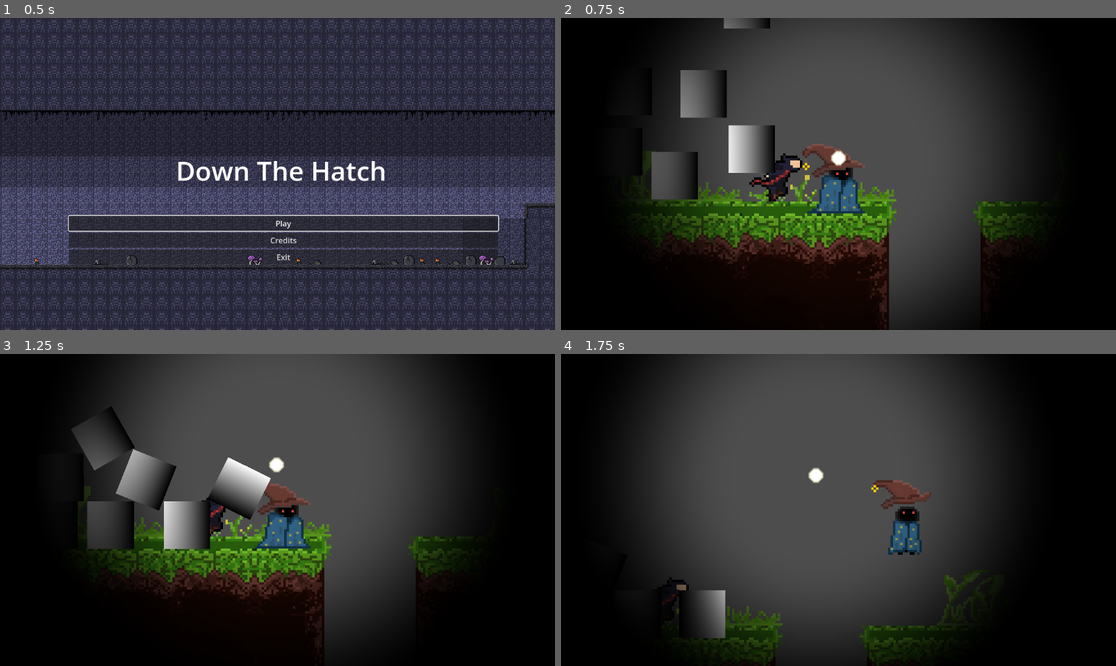
Above: before the commit, frames 1-4 (two rows, left to right).
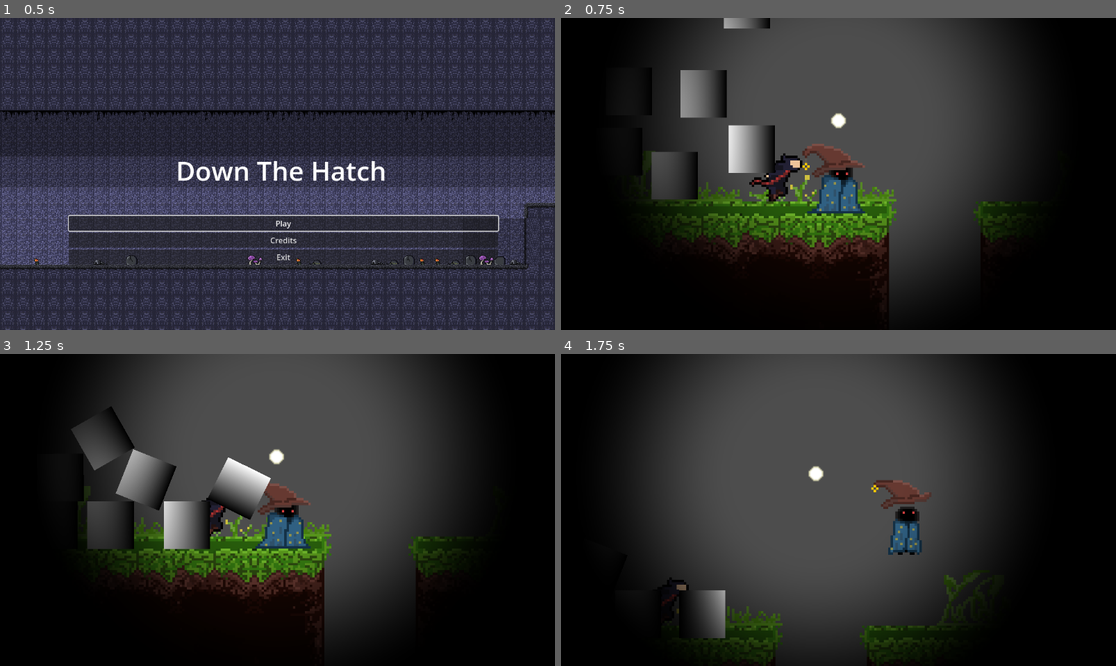
Above: after the commit, the same moments.

Repository: MRobinson12/BroyGames
Game: Godot game, scene res://Scenes/main_menu.tscn
The game is run twice, just before and just after one commit, with the same random seed, the same clock (stepped at 60 frames per second) and the same inputs.
Inputs (mouse positions are in pixels of both pictures, inside the frame that each line leads up to):
- Up to frame 1 (0.5 s): no input
- Up to frame 2 (0.75 s): click "Play" at 0.5 s
- Up to frame 3 (1.25 s): no input
- Up to frame 4 (1.75 s): tap Enter (ui_accept) at 1.25, 1.52 s; move the mouse to (960, 494) at 1.27 s; hold D (ui_right) from 1.28 s (still down); tap E (interact) at 1.35 s; click (960, 494) at 1.42 s

Frame 1 is identical in both runs. In frame 2, 1.0% of the frame differs, in the area x 19-80%, y 0-100%; in frame 3, 0.2%; in frame 4, less than 0.1%.
Error in both runs: Attempt to call function 'get_overlapping_areas' in base 'null instance' on a null instance. (res://Scripts/player.gd:30)

Commit message:
Scene changes

Diff:
--- a/Scenes/cave_level_1.tscn
+++ b/Scenes/cave_level_1.tscn
@@ -1,7 +1,10 @@
-[gd_scene load_steps=7 format=3 uid="uid://g83d0iqmn2en"]
+[gd_scene load_steps=10 format=3 uid="uid://g83d0iqmn2en"]
 
 [ext_resource type="Texture2D" uid="uid://buhwjltmrbhig" path="res://Assets/caverntileset.png" id="1_8aekl"]
+[ext_resource type="PackedScene" uid="uid://4lvx8ukrf6cq" path="res://Scenes/shader_layer.tscn" id="1_v8t3c"]
 [ext_resource type="Texture2D" uid="uid://6dt3aejhuyc8" path="res://Assets/caverntilemapbackground.png" id="2_36m5x"]
+[ext_resource type="PackedScene" uid="uid://bfl4mpbg12kf7" path="res://Scenes/player.tscn" id="2_lw1p0"]
+[ext_resource type="PackedScene" uid="uid://c4eb7lw1ilvoe" path="res://Scenes/player_light.tscn" id="3_imw3e"]
 
 [sub_resource type="TileSetAtlasSource" id="TileSetAtlasSource_jvn0p"]
 texture = ExtResource("1_8aekl")
@@ -86,6 +89,17 @@
 
 [node name="Node2D" type="Node2D"]
 
+[node name="ShaderLayer" parent="." instance=ExtResource("1_v8t3c")]
+
+[node name="Camera2D" type="Camera2D" parent="."]
+unique_name_in_owner = true
+position = Vector2(0, -4)
+zoom = Vector2(4, 4)
+
+[node name="Player" parent="." instance=ExtResource("2_lw1p0")]
+
+[node name="PlayerLight" parent="." instance=ExtResource("3_imw3e")]
+
 [node name="TileMap" type="TileMapLayer" parent="."]
 tile_set = SubResource("TileSet_6v2o8")
 
--- a/Scenes/cave_level_test.tscn
+++ b/Scenes/cave_level_test.tscn
@@ -8,6 +8,8 @@
 [ext_resource type="PackedScene" uid="uid://do72ml5j1dfws" path="res://Scenes/Interactables/trapdoor.tscn" id="5_wctkw"]
 [ext_resource type="Script" path="res://Scripts/Interactables/door_controller.gd" id="6_mn3hr"]
 [ext_resource type="PackedScene" uid="uid://ced5axb0h75g1" path="res://Scenes/Interactables/stonedoor.tscn" id="8_6mri8"]
+[ext_resource type="PackedScene" uid="uid://c4eb7lw1ilvoe" path="res://Scenes/player_light.tscn" id="9_trw7p"]
+[ext_resource type="PackedScene" uid="uid://4lvx8ukrf6cq" path="res://Scenes/shader_layer.tscn" id="10_npd8e"]
 
 [sub_resource type="TileSetAtlasSource" id="TileSetAtlasSource_8sci0"]
 texture = ExtResource("1_ydsuc")
@@ -92,6 +94,18 @@
 
 [node name="CaveLevelTest" type="Node2D"]
 
+[node name="ShaderLayer" parent="." instance=ExtResource("10_npd8e")]
+
+[node name="Camera2D" type="Camera2D" parent="."]
+unique_name_in_owner = true
+position = Vector2(380, 378)
+zoom = Vector2(4, 4)
+
+[node name="Player" parent="." instance=ExtResource("2_pivow")]
+position = Vector2(380, 378)
+
+[node name="PlayerLight" parent="." instance=ExtResource("9_trw7p")]
+
 [node name="TileMapLayer" type="TileMapLayer" parent="."]
 tile_map_data = PackedByteArray("AAAJAA4AAAAEAAAAAAAJAA8AAAAEAAAAAAAJABAAAAAEAAAAAAAJAA0AAAAXAAAAAAAKAA0AAAAJAAAAAAALAA …(608 unchanged characters)…
 tile_set = SubResource("TileSet_pcvp3")
@@ -100,9 +114,6 @@
 z_index = -1
 tile_map_data = PackedByteArray("AAAJAA0AAAAGAAAAAAAKAA0AAAAGAAAAAAAMAAwAAAAGAAAAAAALAA0AAAAGAAAAAAALAAwAAAAGAAAAAAAMAA0AAAAGAAAAAAANAAwAAAAGAAAAAAAKAAwAAAAGAAAAAAANAA0AAAAGAAAAAAA=")
 tile_set = SubResource("TileSet_4lr23")
-
-[node name="Player" parent="." instance=ExtResource("2_pivow")]
-position = Vector2(380, 378)
 
 [node name="Trapdoor" parent="." instance=ExtResource("5_wctkw")]
 position = Vector2(688, 439)
--- a/Scenes/cave_level_tutorial.tscn
+++ b/Scenes/cave_level_tutorial.tscn
@@ -1,10 +1,12 @@
-[gd_scene load_steps=10 format=4 uid="uid://bo8cm1qv601ii"]
+[gd_scene load_steps=12 format=4 uid="uid://bo8cm1qv601ii"]
 
 [ext_resource type="Texture2D" uid="uid://buhwjltmrbhig" path="res://Assets/caverntileset.png" id="1_lhoy1"]
 [ext_resource type="Texture2D" uid="uid://6dt3aejhuyc8" path="res://Assets/caverntilemapbackground.png" id="2_l1jp0"]
-[ext_resource type="PackedScene" uid="uid://d0pti8btoojyf" path="res://Scenes/wooden_crate.tscn" id="3_br8qu"]
+[ext_resource type="PackedScene" path="res://Scenes/wooden_crate.tscn" id="3_br8qu"]
 [ext_resource type="PackedScene" uid="uid://bfl4mpbg12kf7" path="res://Scenes/player.tscn" id="4_cpf4q"]
 [ext_resource type="PackedScene" uid="uid://ev2g2nqf3koe" path="res://Scenes/cat.tscn" id="5_whfb8"]
+[ext_resource type="PackedScene" uid="uid://c4eb7lw1ilvoe" path="res://Scenes/player_light.tscn" id="6_widss"]
+[ext_resource type="PackedScene" uid="uid://4lvx8ukrf6cq" path="res://Scenes/shader_layer.tscn" id="7_724ik"]
 
 [sub_resource type="TileSetAtlasSource" id="TileSetAtlasSource_h5akr"]
 texture = ExtResource("1_lhoy1")
@@ -102,6 +104,18 @@
 
 [node name="Node2D" type="Node2D"]
 
+[node name="ShaderLayer" parent="." instance=ExtResource("7_724ik")]
+
+[node name="Camera2D" type="Camera2D" parent="."]
+unique_name_in_owner = true
+position = Vector2(51, -19)
+zoom = Vector2(4, 4)
+
+[node name="Player" parent="." instance=ExtResource("4_cpf4q")]
+position = Vector2(51, -19)
+
+[node name="PlayerLight" parent="." instance=ExtResource("6_widss")]
+
 [node name="TileMap" type="TileMapLayer" parent="."]
 texture_filter = 1
 tile_map_data = PackedByteArray("AAAAAAAAAAAmAAAAAAD//wAAAAAKAAAAAAD/////AAAJAAAAAFD///7/AAAJAAAAAFD///3/AAAJAAAAAFD/// …(17856 unchanged characters)…
@@ -116,13 +130,5 @@
 [node name="WoodenCrate" parent="." instance=ExtResource("3_br8qu")]
 position = Vector2(96, -14)
 
-[node name="Camera2D" type="Camera2D" parent="."]
-position = Vector2(51, -19)
-zoom = Vector2(4, 4)
-
-[node name="Player" parent="." instance=ExtResource("4_cpf4q")]
-visible = false
-position = Vector2(51, -19)
-
 [node name="Cat" parent="." instance=ExtResource("5_whfb8")]
 position = Vector2(131, -11)
--- a/Scenes/inventory_test_scene.tscn
+++ b/Scenes/inventory_test_scene.tscn
@@ -1,6 +1,5 @@
-[gd_scene load_steps=19 format=3 uid="uid://cc7hx6tru28vq"]
+[gd_scene load_steps=18 format=3 uid="uid://cc7hx6tru28vq"]
 
-[ext_resource type="PackedScene" uid="uid://bfl4mpbg12kf7" path="res://Scenes/player.tscn" id="1_rsk4x"]
 [ext_resource type="Texture2D" uid="uid://c5jwpwlkhstmg" path="res://Assets/TestMap.png" id="2_dxwup"]
 [ext_resource type="Script" path="res://Scripts/ui.gd" id="3_g8dtu"]
 [ext_resource type="PackedScene" uid="uid://cg6nbrcghq5kp" path="res://Scenes/UI/inventory_scene.tscn" id="4_48blj"]
@@ -30,12 +29,6 @@
 limit_top = -500
 limit_bottom = 60
 position_smoothing_enabled = true
-
-[node name="Player" parent="." instance=ExtResource("1_rsk4x")]
-visible = false
-
-[node name="RemoteTransform2D2" type="RemoteTransform2D" parent="Player"]
-remote_path = NodePath("../../Camera2D")
 
 [node name="Temporary Ground" type="Sprite2D" parent="."]
 z_index = -2
--- a/Scenes/player.tscn
+++ b/Scenes/player.tscn
@@ -6,7 +6,6 @@
 [ext_resource type="Texture2D" uid="uid://dy1yhb73m5mc8" path="res://Assets/wizardrun.png" id="4_5s0fb"]
 [ext_resource type="AudioStream" uid="uid://c5bwope4aasx8" path="res://Audio/running.mp3" id="5_ykm0p"]
 [ext_resource type="AudioStream" uid="uid://tccf1c55tyt" path="res://Audio/whoosh.mp3" id="6_hlbgl"]
-[ext_resource type="Texture2D" uid="uid://dljcifuf2t07q" path="res://Assets/lightmask.png" id="7_sptec"]
 
 [sub_resource type="AtlasTexture" id="AtlasTexture_u0n4l"]
 atlas = ExtResource("2_8ywdc")
@@ -107,21 +106,15 @@
 [sub_resource type="RectangleShape2D" id="RectangleShape2D_uir67"]
 size = Vector2(15, 26)
 
-[sub_resource type="RectangleShape2D" id="RectangleShape2D_vmhqj"]
-size = Vector2(36, 30)
-
-[sub_resource type="CanvasItemMaterial" id="CanvasItemMaterial_7f7k8"]
-
 [node name="Player" type="CharacterBody2D"]
 position = Vector2(0, -4)
 collision_layer = 2
-collision_mask = 21
+collision_mask = 5
 script = ExtResource("1_fngfp")
 
 [node name="AnimatedSprite2D" type="AnimatedSprite2D" parent="."]
 texture_filter = 1
 sprite_frames = SubResource("SpriteFrames_6un3u")
-animation = &"land"
 
 [node name="CollisionShape2D" type="CollisionShape2D" parent="."]
 position = Vector2(0.5, 3)
@@ -138,20 +131,11 @@
 volume_db = -27.171
 pitch_scale = 1.75
 
+[node name="RemoteTransform2D" type="RemoteTransform2D" parent="."]
+remote_path = NodePath("../../Camera2D")
+
 [node name="Marker2D" type="Marker2D" parent="."]
 position = Vector2(3, 5)
 
-[node name="PickupArea" type="Area2D" parent="."]
-
-[node name="CollisionShape2D" type="CollisionShape2D" parent="PickupArea"]
-position = Vector2(0, 3)
-shape = SubResource("RectangleShape2D_vmhqj")
-
-[node name="Light" type="Sprite2D" parent="."]
-visibility_layer = 524288
-z_index = 10
-material = SubResource("CanvasItemMaterial_7f7k8")
-texture = ExtResource("7_sptec")
-
-[node name="RemoteTransform2D" type="RemoteTransform2D" parent="."]
-remote_path = NodePath("../../Camera2D")
+[node name="LightPosition" type="Marker2D" parent="."]
+position = Vector2(0, -22)
--- /dev/null
+++ b/Scenes/player_light.tscn
@@ -0,0 +1,11 @@
+[gd_scene load_steps=3 format=3 uid="uid://c4eb7lw1ilvoe"]
+
+[ext_resource type="Script" path="res://Scripts/player_light.gd" id="1_wmo63"]
+[ext_resource type="Texture2D" uid="uid://dwiv0upexu587" path="res://Assets/lightorb.png" id="2_vn4k3"]
+
+[node name="PlayerLight" type="Node2D"]
+script = ExtResource("1_wmo63")
+
+[node name="Sprite" type="Sprite2D" parent="."]
+scale = Vector2(0.6, 0.6)
+texture = ExtResource("2_vn4k3")
--- /dev/null
+++ b/Scenes/shader_layer.tscn
@@ -0,0 +1,20 @@
+[gd_scene load_steps=3 format=3 uid="uid://4lvx8ukrf6cq"]
+
+[ext_resource type="Shader" path="res://Assets/Shaders/player_vignette.gdshader" id="1_lo4v3"]
+
+[sub_resource type="ShaderMaterial" id="ShaderMaterial_0uu8v"]
+shader = ExtResource("1_lo4v3")
+shader_parameter/player_position = Vector2(0.5, 0.5)
+shader_parameter/color = Color(0, 0, 0, 1)
+shader_parameter/camera_zoom = 1.0
+
+[node name="ShaderLayer" type="CanvasLayer"]
+
+[node name="PlayerVignette" type="ColorRect" parent="."]
+material = SubResource("ShaderMaterial_0uu8v")
+anchors_preset = 15
+anchor_right = 1.0
+anchor_bottom = 1.0
+grow_horizontal = 2
+grow_vertical = 2
+color = Color(0, 0, 0, 1)
--- a/Scenes/test_scene.tscn
+++ b/Scenes/test_scene.tscn
@@ -1,115 +1,10 @@
-[gd_scene load_steps=28 format=3 uid="uid://d1jcp6xo13urh"]
+[gd_scene load_steps=11 format=3 uid="uid://d1jcp6xo13urh"]
 
-[ext_resource type="Script" path="res://Scripts/player.gd" id="1_1o3sh"]
-[ext_resource type="Texture2D" uid="uid://ciage5814qui7" path="res://Assets/wizardidle.png" id="2_wlkjn"]
-[ext_resource type="Texture2D" uid="uid://ctwmfa8nnb848" path="res://Assets/wizardjump.png" id="3_megtr"]
-[ext_resource type="Texture2D" uid="uid://dy1yhb73m5mc8" path="res://Assets/wizardrun.png" id="4_sxjl8"]
-[ext_resource type="AudioStream" uid="uid://c5bwope4aasx8" path="res://Audio/running.mp3" id="5_pg3kl"]
+[ext_resource type="PackedScene" uid="uid://bfl4mpbg12kf7" path="res://Scenes/player.tscn" id="1_gk1ap"]
+[ext_resource type="PackedScene" uid="uid://c4eb7lw1ilvoe" path="res://Scenes/player_light.tscn" id="2_oqfku"]
+[ext_resource type="PackedScene" uid="uid://4lvx8ukrf6cq" path="res://Scenes/shader_layer.tscn" id="5_o02ya"]
 [ext_resource type="Texture2D" uid="uid://c5jwpwlkhstmg" path="res://Assets/TestMap.png" id="5_renpk"]
-[ext_resource type="AudioStream" uid="uid://tccf1c55tyt" path="res://Audio/whoosh.mp3" id="6_583rk"]
-[ext_resource type="Script" path="res://Scripts/player_light.gd" id="7_rjieq"]
 [ext_resource type="PackedScene" path="res://Scenes/wooden_crate.tscn" id="8_81d5o"]
-[ext_resource type="Texture2D" uid="uid://dwiv0upexu587" path="res://Assets/lightorb.png" id="8_ealfj"]
-[ext_resource type="Shader" path="res://Assets/Shaders/player_vignette.gdshader" id="10_j41e7"]
-
-[sub_resource type="AtlasTexture" id="AtlasTexture_u0n4l"]
-atlas = ExtResource("2_wlkjn")
-region = Rect2(0, 0, 32, 32)
-
-[sub_resource type="AtlasTexture" id="AtlasTexture_c7wpd"]
-atlas = ExtResource("2_wlkjn")
-region = Rect2(32, 0, 32, 32)
-
-[sub_resource type="AtlasTexture" id="AtlasTexture_egsfx"]
-atlas = ExtResource("3_megtr")
-region = Rect2(0, 0, 32, 32)
-
-[sub_resource type="AtlasTexture" id="AtlasTexture_0bs12"]
-atlas = ExtResource("3_megtr")
-region = Rect2(32, 0, 32, 32)
-
-[sub_resource type="AtlasTexture" id="AtlasTexture_4qsc1"]
-atlas = ExtResource("3_megtr")
-region = Rect2(64, 0, 32, 32)
-
-[sub_resource type="AtlasTexture" id="AtlasTexture_wcnq6"]
-atlas = ExtResource("3_megtr")
-region = Rect2(96, 0, 32, 32)
-
-[sub_resource type="AtlasTexture" id="AtlasTexture_ixem8"]
-atlas = ExtResource("4_sxjl8")
-region = Rect2(0, 0, 32, 32)
-
-[sub_resource type="AtlasTexture" id="AtlasTexture_7w64j"]
-atlas = ExtResource("4_sxjl8")
-region = Rect2(32, 0, 32, 32)
-
-[sub_resource type="SpriteFrames" id="SpriteFrames_6un3u"]
-animations = [{
-"frames": [],
-"loop": true,
-"name": &"default",
-"speed": 5.0
-}, {
-"frames": [{
-"duration": 1.0,
-"texture": SubResource("AtlasTexture_u0n4l")
-}, {
-"duration": 1.0,
-"texture": SubResource("AtlasTexture_c7wpd")
-}],
-"loop": true,
-"name": &"idle",
-"speed": 5.0
-}, {
-"frames": [{
-"duration": 1.0,
-"texture": SubResource("AtlasTexture_egsfx")
-}, {
-"duration": 1.0,
-"texture": SubResource("AtlasTexture_0bs12")
-}, {
-"duration": 1.0,
-"texture": SubResource("AtlasTexture_4qsc1")
-}, {
-"duration": 1.0,
-"texture": SubResource("AtlasTexture_wcnq6")
-}],
-"loop": false,
-"name": &"jump",
-"speed": 16.0
-}, {
-"frames": [{
-"duration": 1.0,
-"texture": SubResource("AtlasTexture_wcnq6")
-}, {
-"duration": 1.0,
-"texture": SubResource("AtlasTexture_4qsc1")
-}, {
-"duration": 1.0,
-"texture": SubResource("AtlasTexture_0bs12")
-}, {
-"duration": 1.0,
-"texture": SubResource("AtlasTexture_egsfx")
-}],
-"loop": false,
-"name": &"land",
-"speed": 16.0
-}, {
-"frames": [{
-"duration": 1.0,
-"texture": SubResource("AtlasTexture_ixem8")
-}, {
-"duration": 1.0,
-"texture": SubResource("AtlasTexture_7w64j")
-}],
-"loop": true,
-"name": &"run",
-"speed": 10.0
-}]
-
-[sub_resource type="RectangleShape2D" id="RectangleShape2D_uir67"]
-size = Vector2(15, 26)
 
 [sub_resource type="RectangleShape2D" id="RectangleShape2D_fq70s"]
 size = Vector2(28.5, 508.125)
@@ -126,60 +21,20 @@
 [sub_resource type="RectangleShape2D" id="RectangleShape2D_kxkcm"]
 size = Vector2(1907, 59)
 
-[sub_resource type="ShaderMaterial" id="ShaderMaterial_0uu8v"]
-shader = ExtResource("10_j41e7")
-shader_parameter/player_position = Vector2(0.5, 0.5)
-shader_parameter/color = Color(0, 0, 0, 1)
-shader_parameter/camera_zoom = 1.0
-
 [node name="TestScene" type="Node2D"]
 
+[node name="ShaderLayer" parent="." instance=ExtResource("5_o02ya")]
+
 [node name="Camera2D" type="Camera2D" parent="."]
+unique_name_in_owner = true
 position = Vector2(0, -4)
 zoom = Vector2(5, 5)
 process_callback = 0
 position_smoothing_enabled = true
 
-[node name="Player" type="CharacterBody2D" parent="."]
-position = Vector2(0, -4)
-collision_layer = 2
-collision_mask = 5
-script = ExtResource("1_1o3sh")
+[node name="Player" parent="." instance=ExtResource("1_gk1ap")]
 
-[node name="AnimatedSprite2D" type="AnimatedSprite2D" parent="Player"]
-texture_filter = 1
-sprite_frames = SubResource("SpriteFrames_6un3u")
-
-[node name="CollisionShape2D" type="CollisionShape2D" parent="Player"]
-position = Vector2(0.5, 3)
-shape = SubResource("RectangleShape2D_uir67")
-
-[node name="RunningSound" type="AudioStreamPlayer2D" parent="Player"]
-position = Vector2(0, 4)
-stream = ExtResource("5_pg3kl")
-volume_db = -1.874
-pitch_scale = 2.32
-
-[node name="JumpSound" type="AudioStreamPlayer2D" parent="Player"]
-stream = ExtResource("6_583rk")
-volume_db = -27.171
-pitch_scale = 1.75
-
-[node name="RemoteTransform2D" type="RemoteTransform2D" parent="Player"]
-remote_path = NodePath("../../Camera2D")
-
-[node name="Marker2D" type="Marker2D" parent="Player"]
-position = Vector2(3, 5)
-
-[node name="LightPosition" type="Marker2D" parent="Player"]
-position = Vector2(0, -22)
-
-[node name="PlayerLight" type="Node2D" parent="."]
-script = ExtResource("7_rjieq")
-
-[node name="Sprite" type="Sprite2D" parent="PlayerLight"]
-scale = Vector2(0.6, 0.6)
-texture = ExtResource("8_ealfj")
+[node name="PlayerLight" parent="." instance=ExtResource("2_oqfku")]
 
 [node name="Temporary Ground" type="Sprite2D" parent="."]
 z_index = -2
@@ -230,14 +85,3 @@
 
 [node name="WoodenCrate7" parent="." instance=ExtResource("8_81d5o")]
 position = Vector2(-38, -86)
-
-[node name="ShaderLayer" type="CanvasLayer" parent="."]
-
-[node name="PlayerVignette" type="ColorRect" parent="ShaderLayer"]
-material = SubResource("ShaderMaterial_0uu8v")
-anchors_preset = 15
-anchor_right = 1.0
-anchor_bottom = 1.0
-grow_horizontal = 2
-grow_vertical = 2
-color = Color(0, 0, 0, 1)
--- a/Scripts/player_light.gd
+++ b/Scripts/player_light.gd
@@ -10,7 +10,8 @@
 func _ready():
 	target_marker = get_parent().find_child("Player").find_child("LightPosition")
 	shadow_shader = get_parent().get_node("ShaderLayer/PlayerVignette")
-	camera = get_parent().get_node("Camera2D")
+	camera = %Camera2D
+	global_transform.origin = target_marker.global_transform.origin
 
 func _process(delta: float):
 	player_position = get_global_transform_with_canvas().get_origin() / Vector2(get_viewport().size)
Not shown: 1 places in Scenes/cave_level_test.tscn that only renumber resources
Not shown: 1 places in Scenes/player.tscn that only renumber resources
